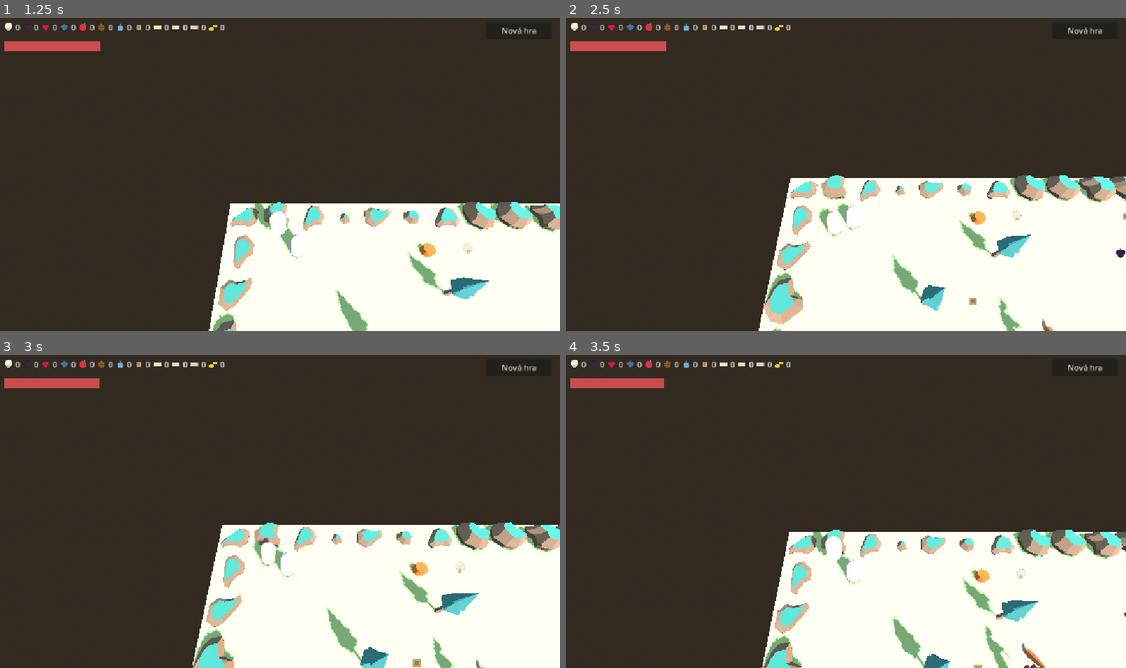
Above: before the commit, frames 1-4 (two rows, left to right).
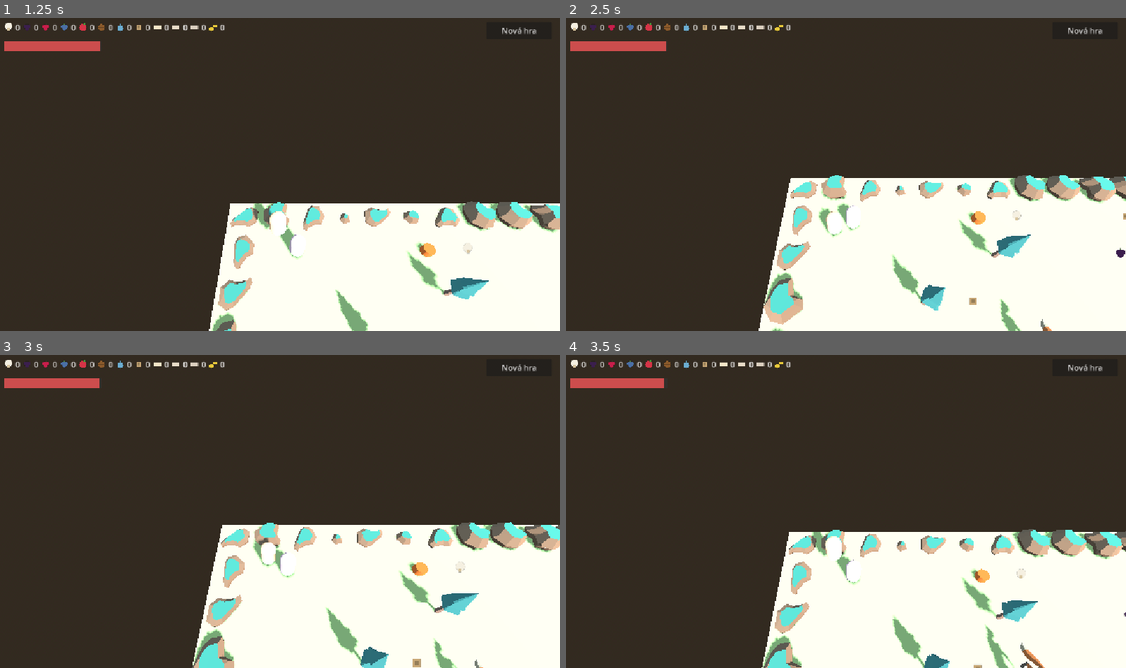
Above: after the commit, the same moments.

Repository: sirdik/zola-game-1
Game: Godot game, scene res://game/world/Forest.tscn
Same seed, same stepped clock (60 frames per second), same inputs: the game is played once before the commit and once after it.
Inputs:
- Up to frame 1 (1.25 s): tap Enter (p1_action) at 0.5, 0.6 s; hold Up (p1_move_forward) from 0.53 s (still down); tap Space (p1_jump) at 0.77 s
- Up to frame 2 (2.5 s): release Up (p1_move_forward) at 1.28 s; hold Down (p1_move_back) 1.28-2.03 s; tap F (p2_action) at 1.35 s; tap Space (p1_jump) at 1.52 s; hold Up (p1_move_forward) from 2.03 s (still down); tap S (p2_move_back) at 2.1 s
- Up to frame 3 (3 s): keep holding Up (p1_move_forward); tap W (p2_move_forward) at 2.85 s
- Up to frame 4 (3.5 s): keep holding Up (p1_move_forward); tap Space (p1_jump) at 3.02 s

Frame 1 is identical in both runs. In frame 2, 0.1% of the frame differs, in the area x 77-88%, y 89-100%; in frame 3, less than 0.1%; in frame 4, 0.2%, in the area x 74-86%, y 86-100%.

Commit message:
Add state-driven animation playback for fox/wolf/deer models
- Add _anim_player variable and initialize in _ready()
- Add _find_anim_player() to safely locate AnimationPlayer node
- Add _setup_animations() to configure loop modes (Idle/Walk loop, Eating plays once)
- Add _play_anim() helper for defensive animation playback
- Add _play_state_animation() to map states to animations
- Add _on_animation_finished() to resume state animation after Eating completes
- Hook animation playback at state transitions: _enter_idle, _enter_wander, _check_aggro_or_notice
- Play Eating animation when petted via _play_pet_effect()
- Bear (procedural mesh with no AnimationPlayer) is fully defensive: all calls silently no-op
Co-Authored-By: Claude Haiku 4.5 <noreply@anthropic.com>
Claude-Session: https://claude.ai/code/session_014rTmxJaND9vaABnW6Byv9U

Diff:
--- a/game/animals/animal.gd
+++ b/game/animals/animal.gd
@@ -48,10 +48,13 @@
 var _calm_timer: float = 0.0
 var _pet_cooldown: float = 0.0
 var _rng := RandomNumberGenerator.new()
+var _anim_player: AnimationPlayer = null
 
 func _ready() -> void:
 	_rng.randomize()
 	_spawn_position = global_position
+	_anim_player = _find_anim_player()
+	_setup_animations()
 	_enter_idle()
 
 func _physics_process(delta: float) -> void:
@@ -89,6 +92,39 @@
 
 	move_and_slide()
 
+func _find_anim_player() -> AnimationPlayer:
+	var found: Array = mesh_node.find_children("*", "AnimationPlayer", true, false)
+	if found.is_empty():
+		return null
+	return found[0]
+
+func _setup_animations() -> void:
+	if _anim_player == null:
+		return
+	for loop_name in ["Idle", "Walk"]:
+		if _anim_player.has_animation(loop_name):
+			_anim_player.get_animation(loop_name).loop_mode = Animation.LOOP_LINEAR
+	if _anim_player.has_animation("Eating"):
+		_anim_player.get_animation("Eating").loop_mode = Animation.LOOP_NONE
+	_anim_player.animation_finished.connect(_on_animation_finished)
+
+func _play_anim(anim_name: String) -> void:
+	if _anim_player == null or not _anim_player.has_animation(anim_name):
+		return
+	if _anim_player.current_animation != anim_name or not _anim_player.is_playing():
+		_anim_player.play(anim_name)
+
+func _play_state_animation() -> void:
+	match _state:
+		State.IDLE, State.LOOK:
+			_play_anim("Idle")
+		State.WANDER:
+			_play_anim("Walk")
+
+func _on_animation_finished(anim_name: String) -> void:
+	if anim_name == "Eating":
+		_play_state_animation()
+
 func _distance_to_player() -> float:
 	return global_position.distance_to(_player.global_position)
 
@@ -131,6 +167,7 @@
 	_idle_timer = _rng.randf_range(IDLE_MIN_TIME, IDLE_MAX_TIME)
 	velocity.x = 0.0
 	velocity.z = 0.0
+	_play_state_animation()
 
 func _process_idle(delta: float) -> void:
 	if _check_aggro_or_notice():
@@ -147,6 +184,7 @@
 		_rng.randf_range(-wander_radius, wander_radius)
 	)
 	nav_agent.target_position = _spawn_position + offset
+	_play_state_animation()
 
 func _process_wander(delta: float) -> void:
 	if _check_aggro_or_notice():
@@ -164,6 +202,7 @@
 			return true
 	elif dist <= notice_radius:
 		_state = State.LOOK
+		_play_state_animation()
 		return true
 	return false
 
@@ -180,6 +219,7 @@
 		Game.restore(Recipes.get_by_id(PET_ENERGY_RECIPE).get("energy_cooked", PET_ENERGY_FALLBACK))
 
 func _play_pet_effect() -> void:
+	_play_anim("Eating")
 	var hop := create_tween()
 	hop.tween_property(mesh_node, "scale", HOP_SCALE, 0.1)
 	hop.tween_property(mesh_node, "scale", Vector3.ONE, 0.15)
